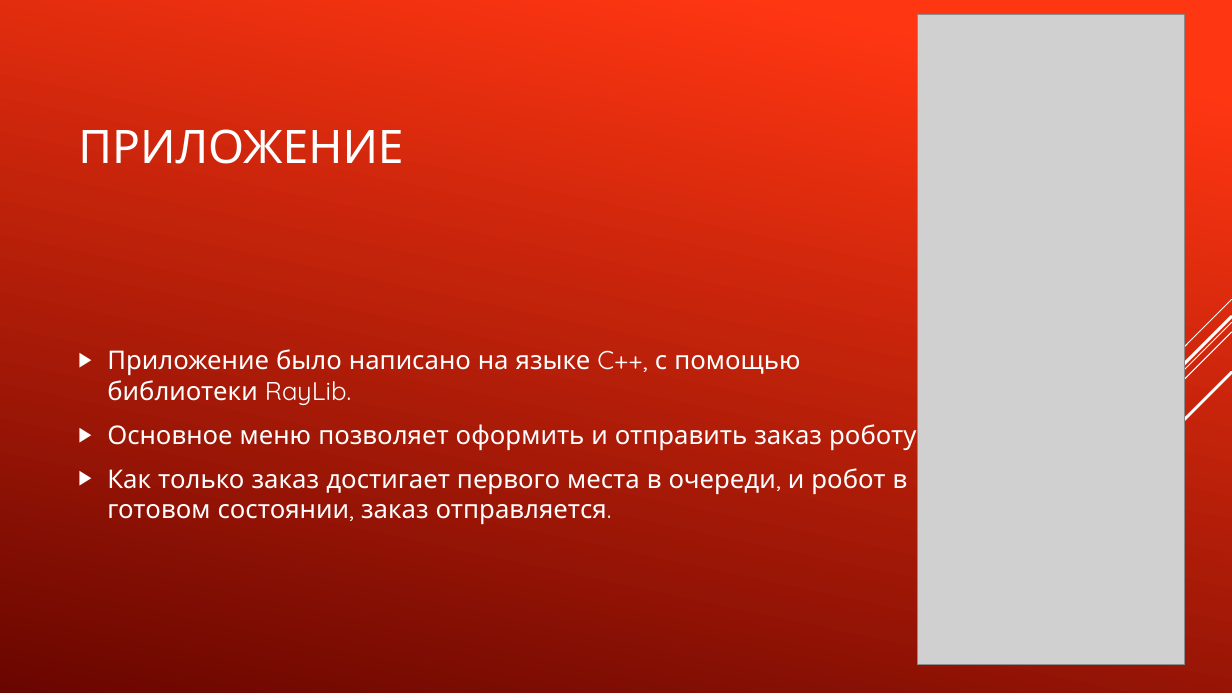
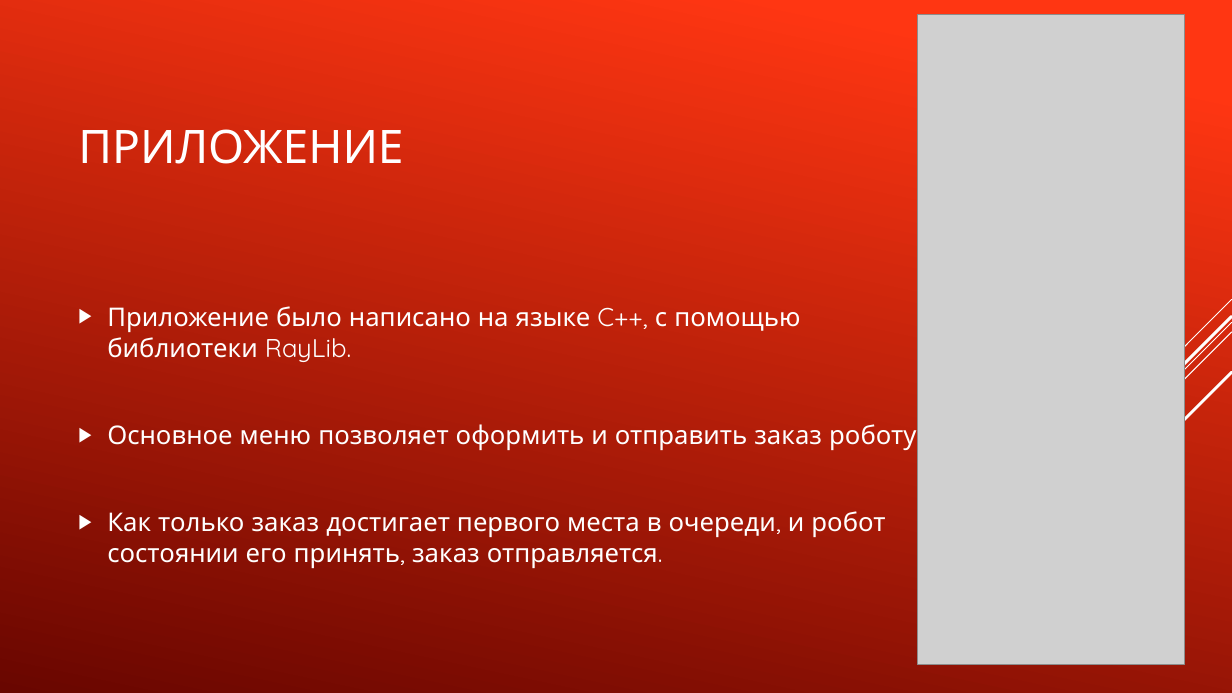
Before and after one commit to TransoChel/ProjectRobotLogistic, a slide deck: slide 6 of Проект «Робот-логист».pptx (slide 5 before the commit). Drawn at 1232x693 pixels with LibreOffice and Linux fonts; fonts in the diff are those of the drawing; grey boxes stand for pictures. Boxes give left, top, right and bottom in pixels: in the first picture for what was removed or moved away, otherwise in the second. Text is boxed around its words. In the diff, an @@ line names an element or a change of style, - is before the commit and + after.

```diff
--- a/Проект «Робот-логист».pptx
+++ b/Проект «Робот-логист».pptx
@@ text at box(107, 511, 885, 568): text changed @@
-▶ Как только заказ достигает первого места в очереди, и робот в готовом состоянии, заказ отправляется.
+▶ Как только заказ достигает первого места в очереди, и робот состоянии его принять, заказ отправляется.
```
Also in this commit, not shown: 2 other slides changed, 5 slides added, 1 slide removed, 5 other files.
